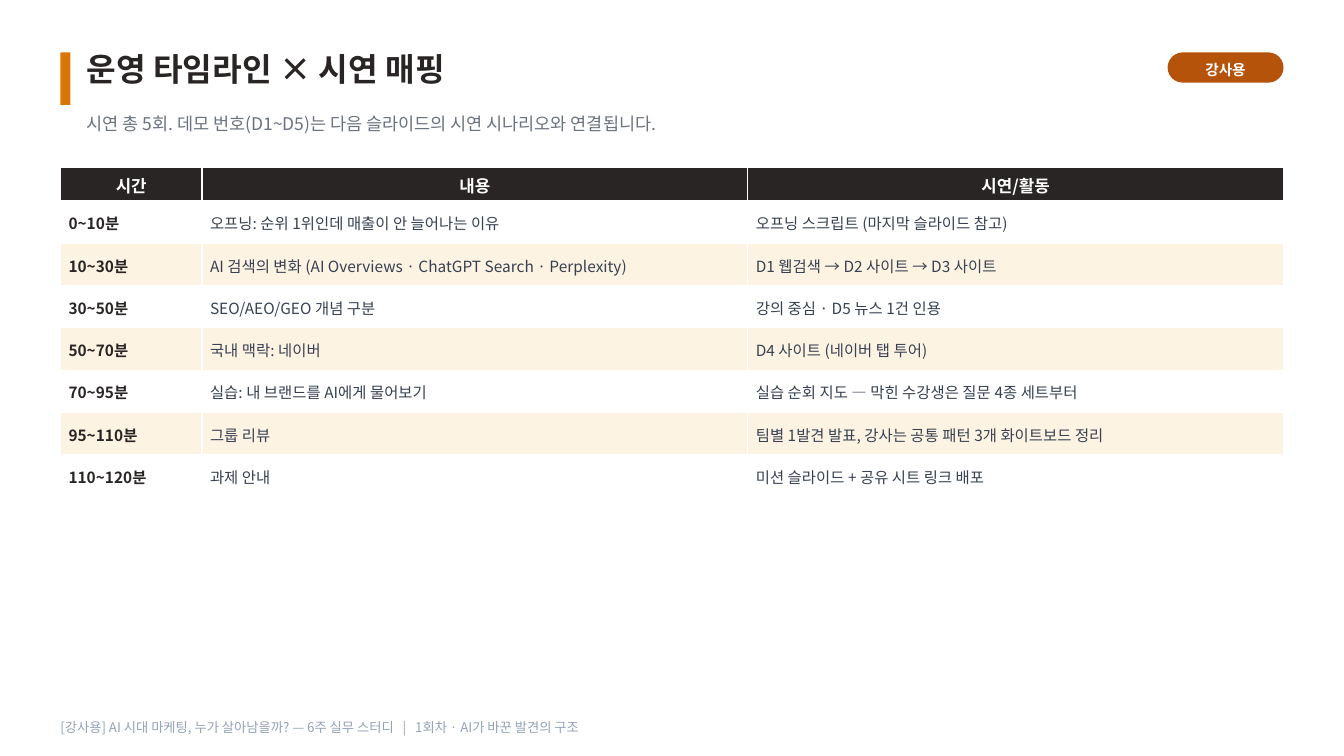
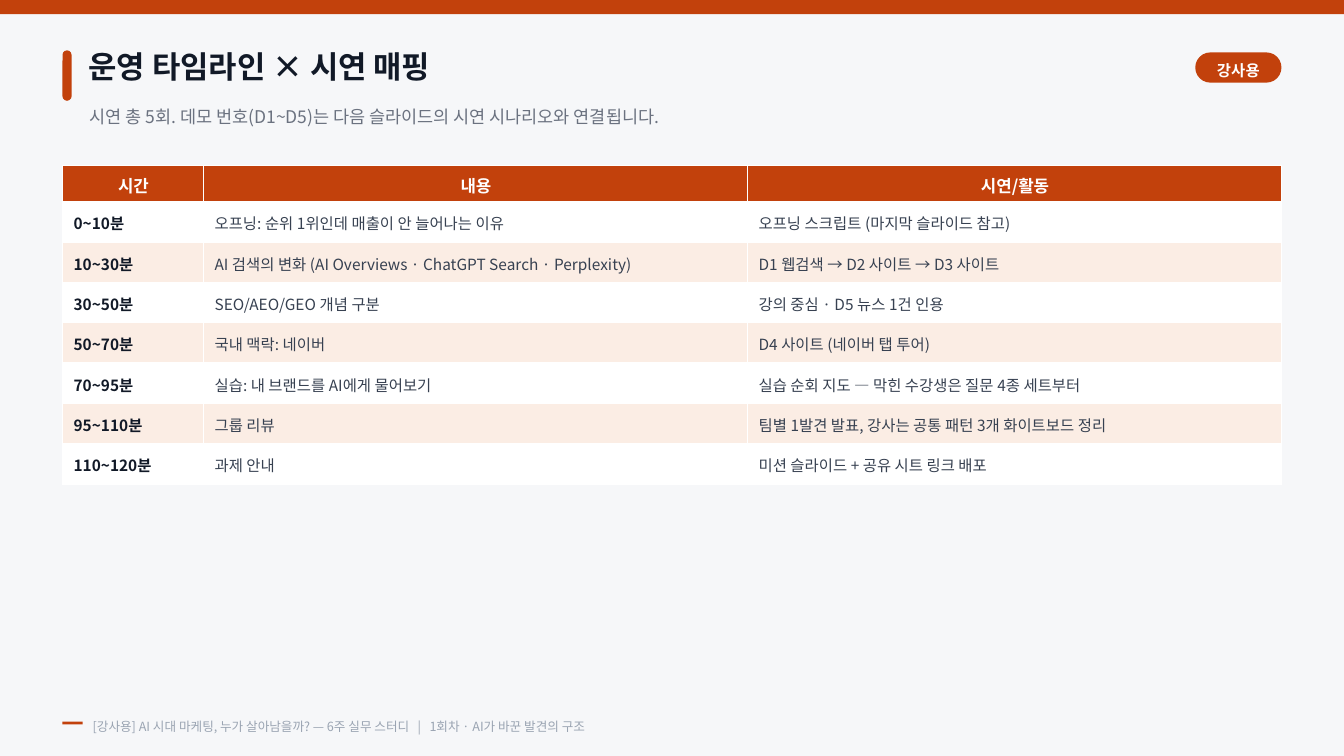
Before and after one commit to recon9973-lang/Design-resources-repository, a slide deck: slide 2 of ai-marketing-6week/강사용/1회차_강사용_미션_시연가이드.pptx. Drawn at 1344x756 pixels with LibreOffice and Linux fonts; fonts in the diff are those of the drawing. Boxes give left, top, right and bottom in pixels: in the first picture for what was removed or moved away, otherwise in the second. Text is boxed around its words. In the diff, an @@ line names an element or a change of style, - is before the commit and + after.

```diff
--- a/ai-marketing-6week/강사용/1회차_강사용_미션_시연가이드.pptx
+++ b/ai-marketing-6week/강사용/1회차_강사용_미션_시연가이드.pptx
@@ rectangle added at (0, 0, 1344, 756), fill #F6F7F9 @@
@@ rectangle added at (0, 0, 1344, 14), fill #C2410C @@
@@ rectangle removed at (60, 52, 71, 105) @@
@@ rounded rectangle added at (63, 50, 72, 101), fill #C2410C @@
@@ text "운영 타임라인 × 시연 매핑" at (89, 52, 431, 81): size 23 to 22 pt, text colour #292524 to #111927; line spacing 1.12 to 1.14 @@
@@ text "강사용": place and size @@
-text "강사용" at (1205, 62, 1245, 77)
+text "강사용" at (1217, 63, 1260, 78)
@@ text "강사용" at (1217, 63, 1260, 78): size 10.5 to 11 pt, letter spacing 0 to 0.2 pt; line spacing 1.12 to 1.14 @@
@@ rounded rectangle: place and size @@
-rounded rectangle at (1168, 52, 1284, 83)
+rounded rectangle at (1196, 52, 1281, 83)
@@ rounded rectangle at (1196, 52, 1281, 83): fill #B45309 to #C2410C @@
@@ text "시연 총 5회. 데모 번호(D1~D5)는 ...": place and size @@
-text "시연 총 5회. 데모 번호(D1~D5)는 ..." at (87, 115, 656, 133)
+text "시연 총 5회. 데모 번호(D1~D5)는 ..." at (90, 108, 659, 126)
@@ text "시연 총 5회. 데모 번호(D1~D5)는 ..." at (90, 108, 659, 126): line spacing 1.12 to 1.15 @@
@@ table at (63, 165, 1282, 484) @@
@@ fill #292524 to #C2410C in row 1 @@
@@ fill #FDF3E3 to #FBEDE4 in 9 cells @@
@@ text colour #292524 to #111927 in "0~10분", "10~30분", "30~50분", "50~70분" and 3 more places @@
@@ line spacing 1.08 to 1.1 @@
@@ borders changed @@
@@ text "[강사용] AI 시대 마케팅, 누가 ...": place and size @@
-text "[강사용] AI 시대 마케팅, 누가 ..." at (60, 721, 578, 734)
+text "[강사용] AI 시대 마케팅, 누가 ..." at (93, 720, 585, 733)
@@ text "[강사용] AI 시대 마케팅, 누가 ..." at (93, 720, 585, 733): size 9.5 to 9 pt, text colour #94A3B8 to #9AA4B2; line spacing 1.12 to 1.14; vertical alignment top to middle @@
@@ rectangle added at (63, 722, 83, 725), fill #C2410C @@
```
Also in this commit, not shown: 9 other slides changed, 1 slide added, 14 other files.
